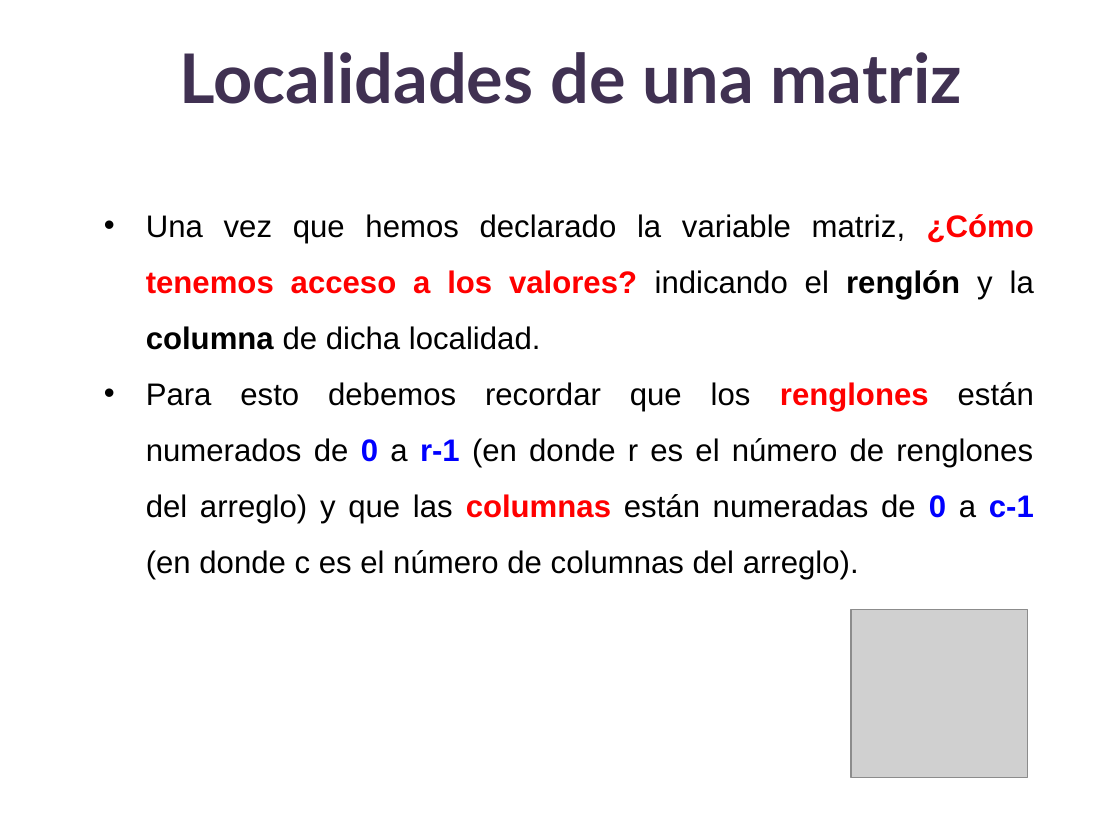
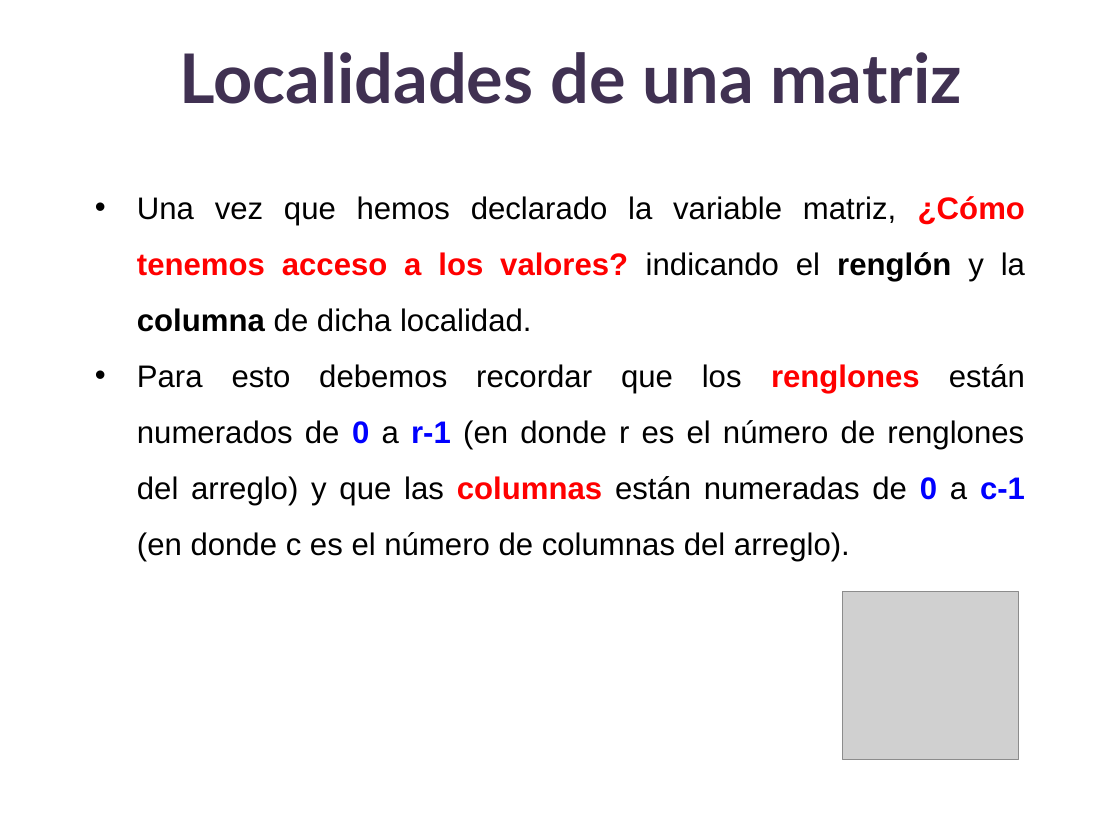
Before and after one commit to lizetheP/PensamientoC, a slide deck: slide 6 of calendario/documentos/8_Matrices.pptx. Drawn at 1120x840 pixels with LibreOffice and Linux fonts; fonts in the diff are those of the drawing; grey boxes stand for pictures. Boxes give left, top, right and bottom in pixels: in the first picture for what was removed or moved away, otherwise in the second. Text is boxed around its words. In the diff, an @@ line names an element or a change of style, - is before the commit and + after.

```diff
--- a/calendario/documentos/8_Matrices.pptx
+++ b/calendario/documentos/8_Matrices.pptx
@@ text "Una vez que hemos declarado ...": place and size @@
-text "Una vez que hemos declarado ..." at (146, 214, 1034, 579)
+text "Una vez que hemos declarado ..." at (137, 196, 1025, 561)
@@ picture: place and size @@
-picture at (851, 609, 1027, 777)
+picture at (842, 591, 1018, 759)
```
Also in this commit, not shown: 7 other slides changed, 10 other files.
